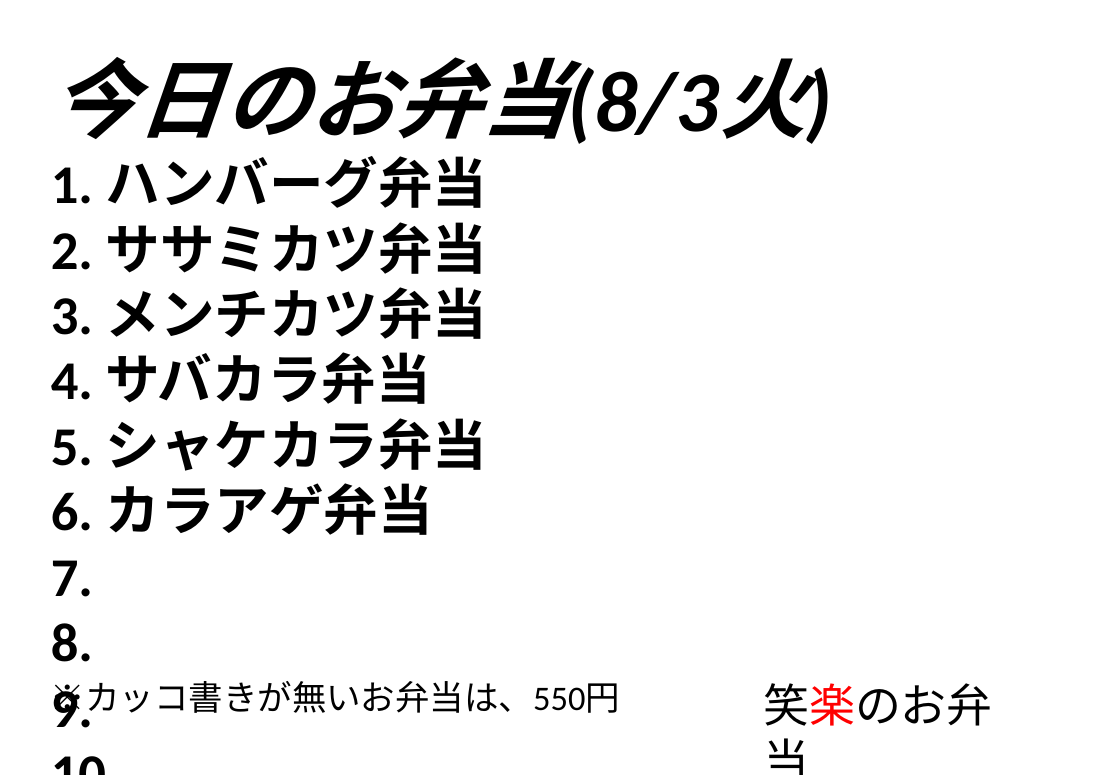
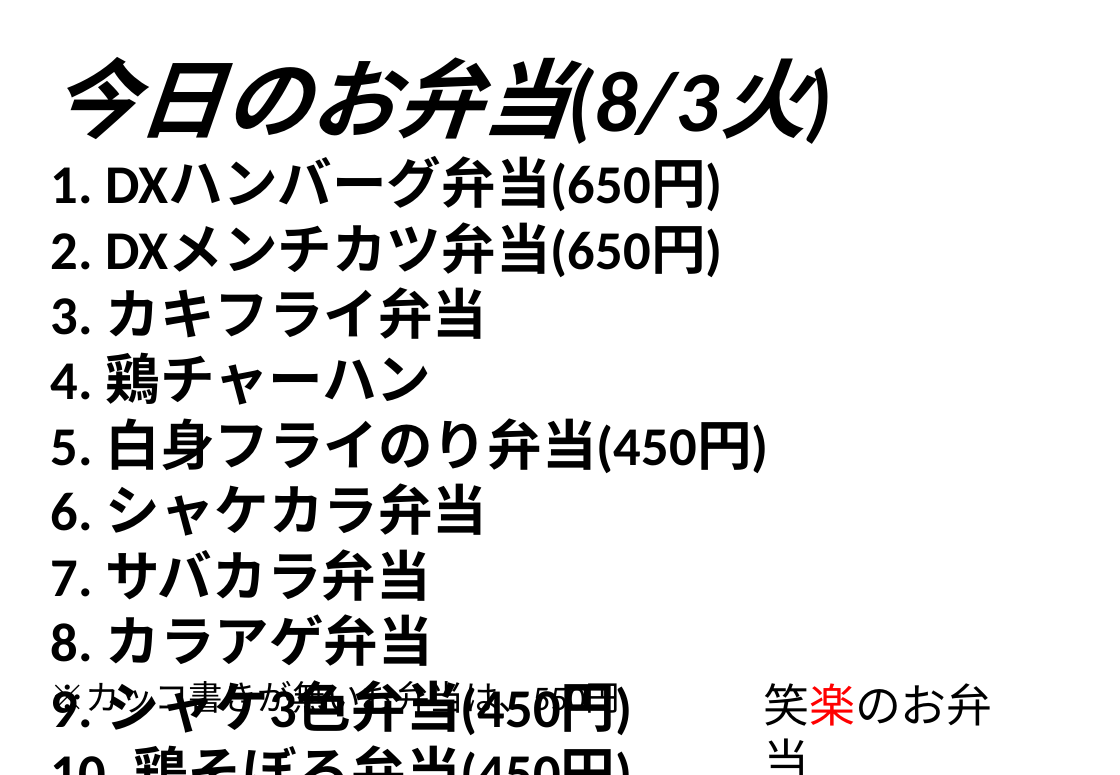
Before and after one commit to himaji/pptx_auto_gen, a slide deck: slide 1 of todays_menu.pptx. Drawn at 1120x775 pixels with LibreOffice and Linux fonts; fonts in the diff are those of the drawing. Boxes give left, top, right and bottom in pixels: in the first picture for what was removed or moved away, otherwise in the second. Text is boxed around its words. In the diff, an @@ line names an element or a change of style, - is before the commit and + after.

```diff
--- a/todays_menu.pptx
+++ b/todays_menu.pptx
@@ text at bbox=[51, 158, 768, 735]: text changed @@
-1. ハンバーグ弁当
-2. ササミカツ弁当
-3. メンチカツ弁当
-4. サバカラ弁当
-5. シャケカラ弁当
-6. カラアゲ弁当
-7.
-8.
-9.
-10.
+1. DXハンバーグ弁当(650円)
+2. DXメンチカツ弁当(650円)
+3. カキフライ弁当
+4. 鶏チャーハン
+5. 白身フライのり弁当(450円)
+6. シャケカラ弁当
+7. サバカラ弁当
+8. カラアゲ弁当
+9. シャケ3色弁当(450円)
+10. 鶏そぼろ弁当(450円)
```
Also in this commit, not shown: 3 other files.
